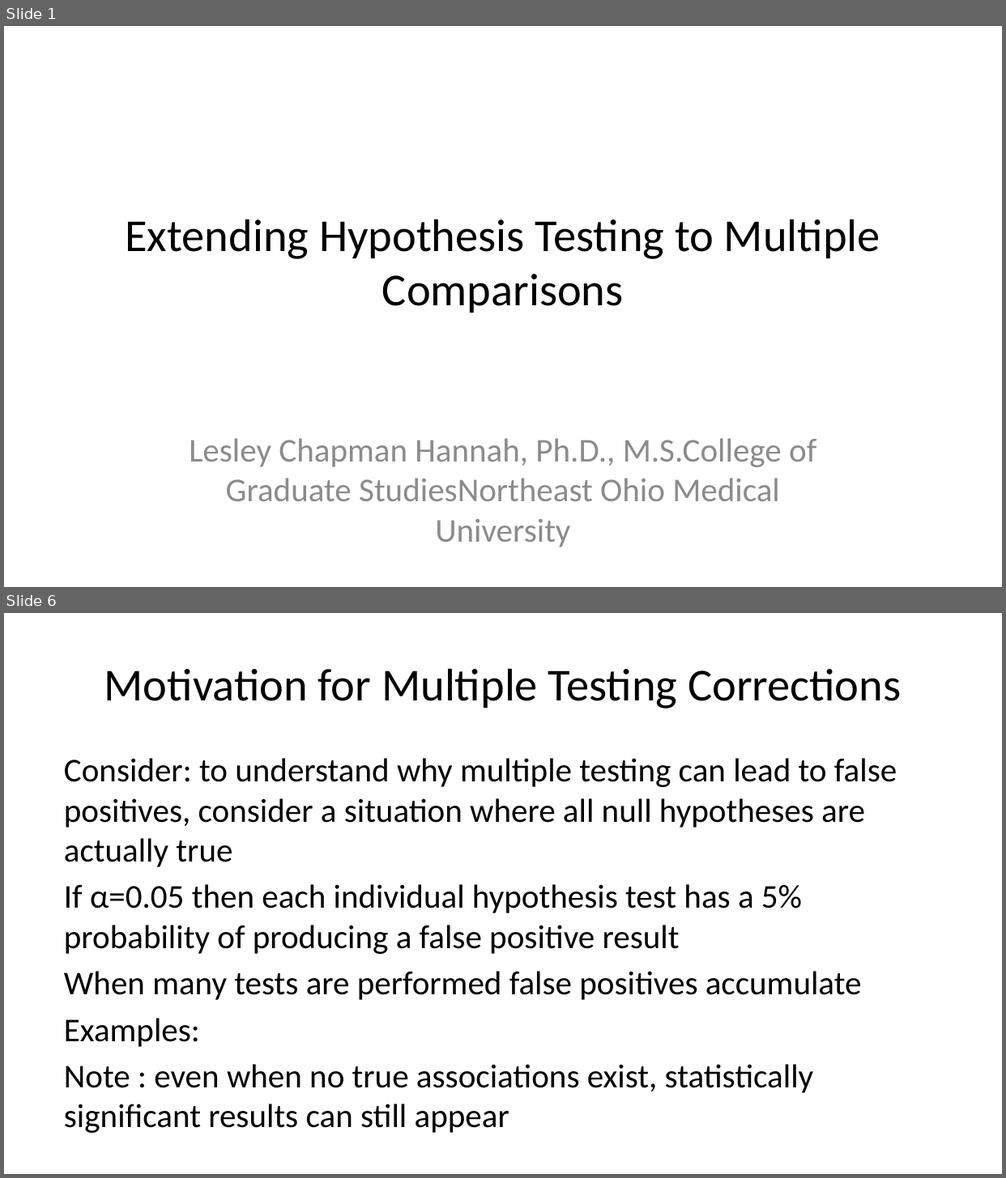
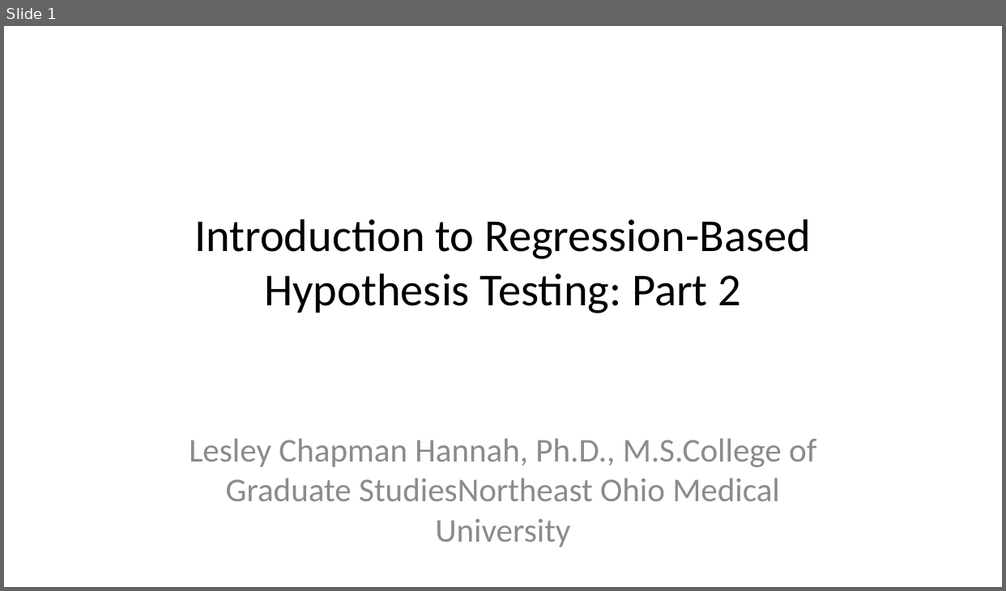
Before and after one commit to lesleymaraina/stats_I_mod_4b_sm2, a slide deck: test_2_082025_pptx.pptx. Shown one above the other, each under a label of ours: slides 1 and 6 before the commit, slide 1 after it; the slides between them are not shown. The pictures are 1006x1178 and 1006x591 pixels, drawn with LibreOffice and Linux fonts; fonts in the diff are those of the drawing. Boxes give left, top, right and bottom in pixels: in the first picture for what was removed or moved away, otherwise in the second. Text is boxed around its words. In the diff, an @@ line names an element or a change of style, - is before the commit and + after.

```diff
--- a/test_2_082025_pptx.pptx
+++ b/test_2_082025_pptx.pptx
@@ slide 6 removed at [4, 613, 1002, 1174], background #FFFFFF @@
@@ title removed at [104, 668, 901, 709] @@
-Motivation for Multiple Testing Corrections
@@ text removed at [64, 758, 897, 1133] @@
-Consider: to understand why multiple testing can lead to false positives, consider a situation where all null hypotheses are actually true
-If α=0.05 then each individual hypothesis test has a 5% probability of producing a false positive result
-When many tests are performed false positives accumulate
-Examples:
-Note : even when no true associations exist, statistically significant results can still appear
@@ slide 1 changed as well @@
@@ title at [194, 219, 810, 314]: text changed @@
-Extending Hypothesis Testing to Multiple Comparisons
+Introduction to Regression-Based Hypothesis Testing: Part 2
```
Also in this commit, not shown: 30 slides added, 23 other slides removed, 4 other files.
